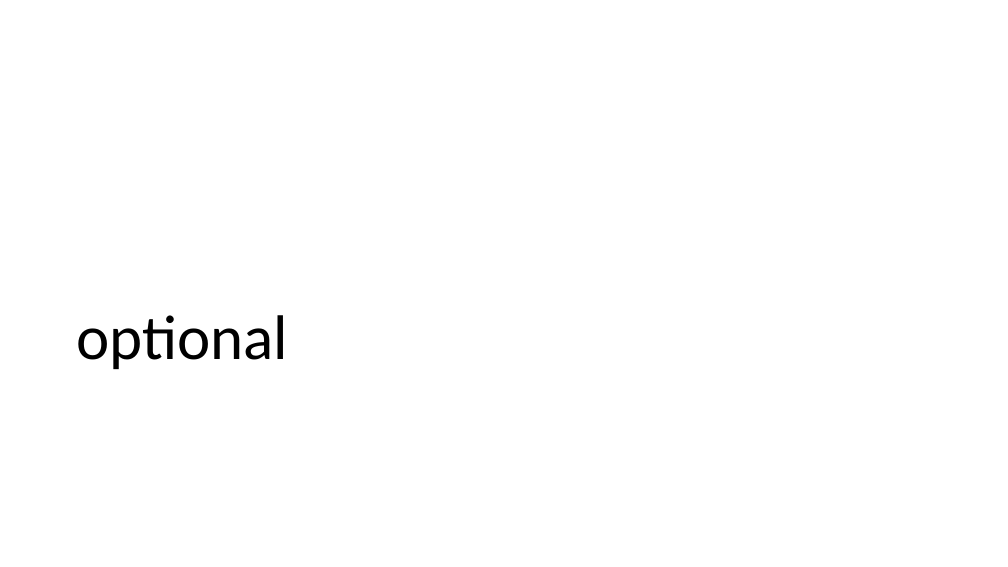
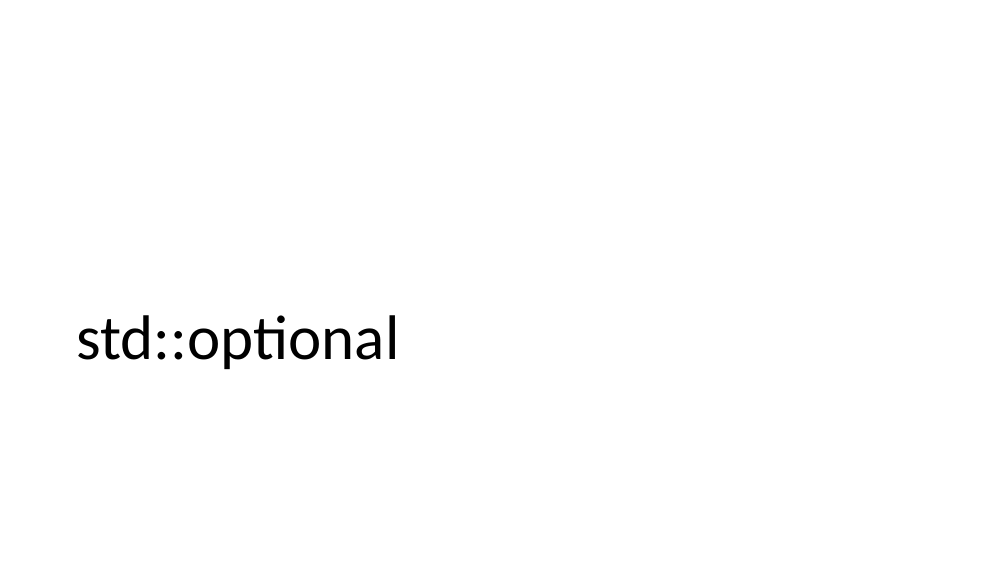
Before and after one commit to alexey-malov/oop, a slide deck: slide 99 of lectures/01/Стандартная библиотека.pptx (slide 91 before the commit). Drawn at 1008x567 pixels with LibreOffice and Linux fonts; fonts in the diff are those of the drawing. Boxes give left, top, right and bottom in pixels: in the first picture for what was removed or moved away, otherwise in the second. Text is boxed around its words. In the diff, an @@ line names an element or a change of style, - is before the commit and + after.

```diff
--- a/lectures/01/Стандартная библиотека.pptx
+++ b/lectures/01/Стандартная библиотека.pptx
@@ title at [76,315,399,369]: text changed @@
-optional
+std::optional
```
Also in this commit, not shown: 8 other slides changed, 11 slides added, 2 slides removed.
